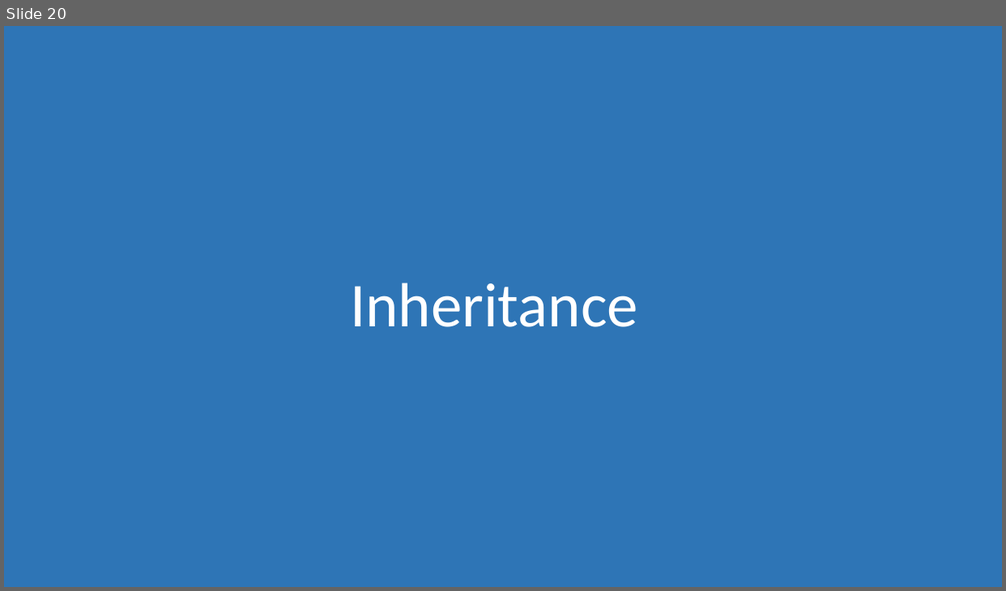
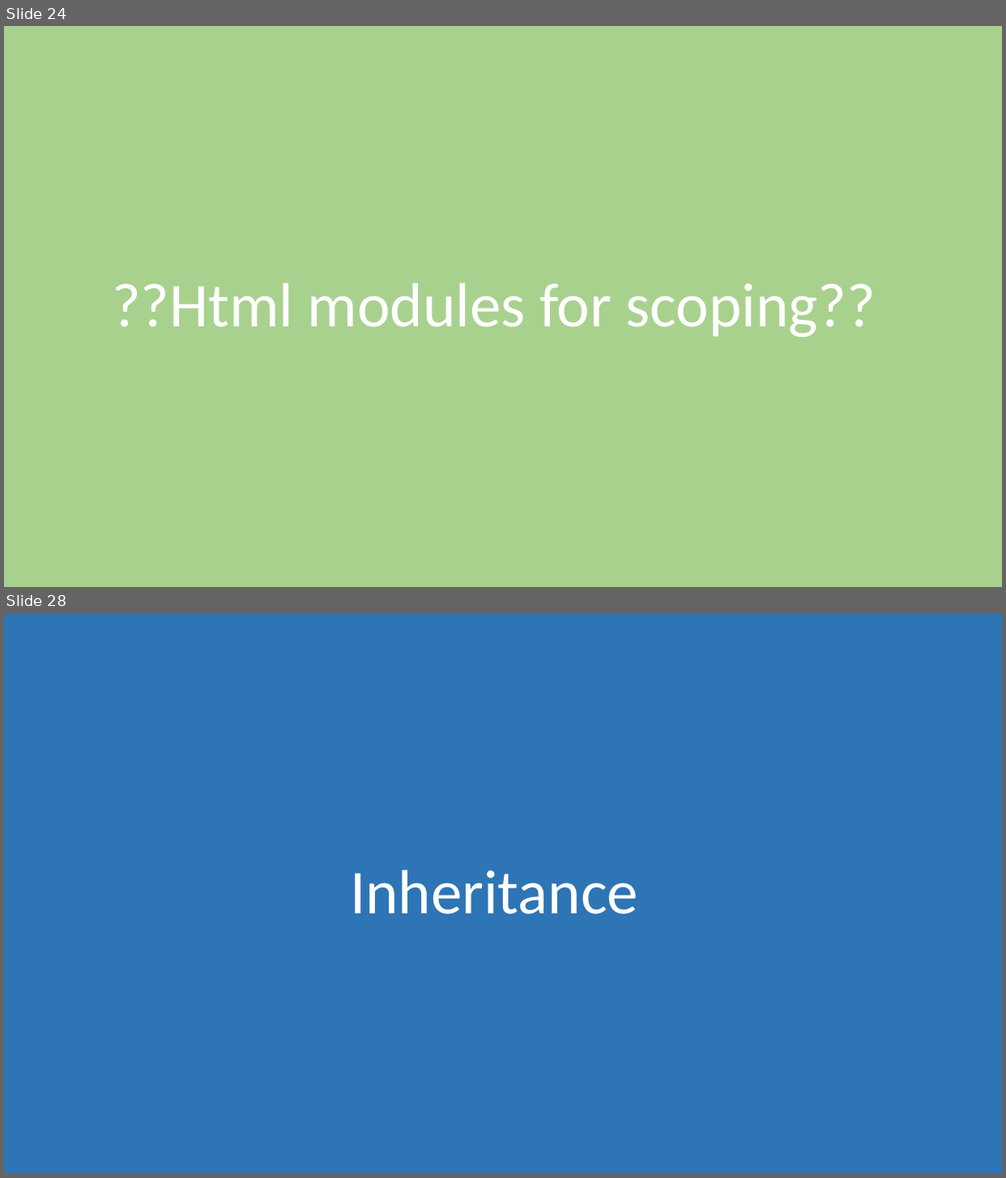
Before and after one commit to morkkis/PWD, a slide deck: presentations/chapter-1/Practical Web Dev.pptx. Shown one above the other, each under a label of ours: slide 20 before the commit, slides 24 and 28 after it; the slides between them are not shown. The pictures are 1006x591 and 1006x1178 pixels, drawn with LibreOffice and Linux fonts; fonts in the diff are those of the drawing. Boxes give left, top, right and bottom in pixels: in the first picture for what was removed or moved away, otherwise in the second. Text is boxed around its words. In the diff, an @@ line names an element or a change of style, - is before the commit and + after.

```diff
--- a/presentations/chapter-1/Practical Web Dev.pptx
+++ b/presentations/chapter-1/Practical Web Dev.pptx
@@ slide 24 added at (4,26,1002,587), background #FFFFFF @@
@@ rectangle added at (4,26,1002,587), fill #A9D18E @@
@@ title added at (112,283,876,337), 60 pt, text #FFFFFF @@
+??Html modules for scoping??
@@ what was slide 20 is now slide 28 @@
```
Also in this commit, not shown: 3 slides changed, 26 other slides added, 17 slides removed, 7 other files.
